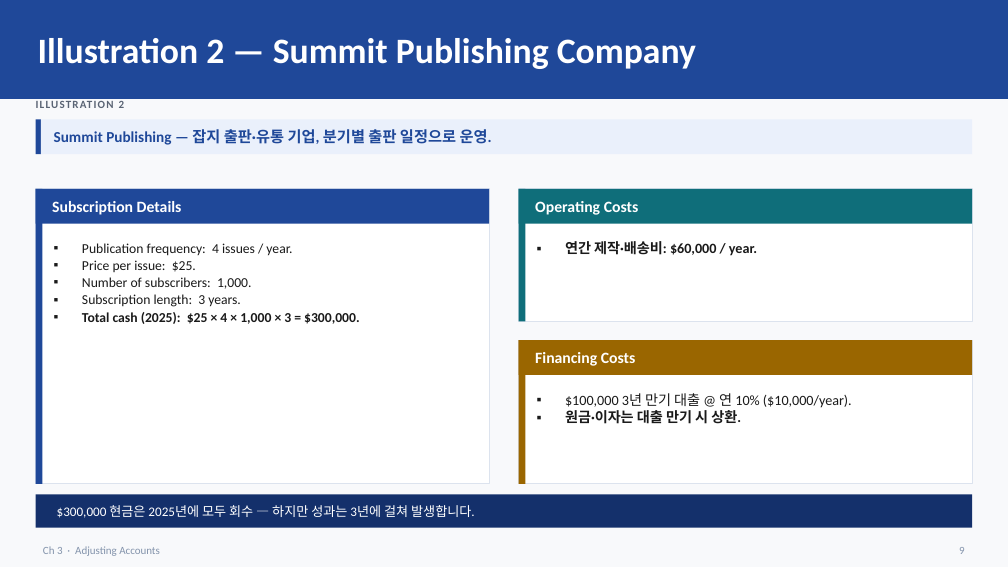
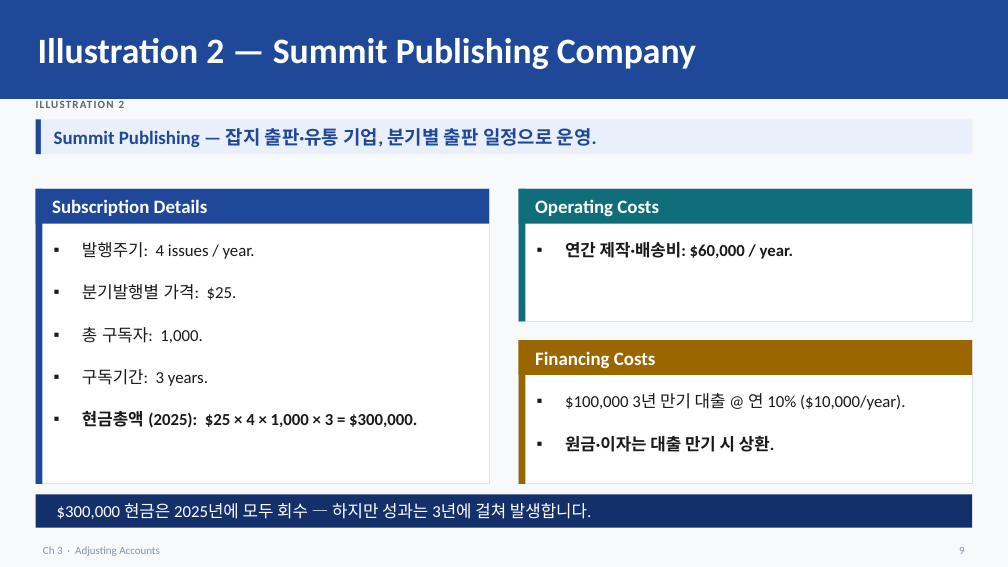
Before and after one commit to keejae/financial-accounting, a slide deck: slide 9 of files/week2/korean/Wk2_L5_slides.pptx. Drawn at 1008x567 pixels with LibreOffice and Linux fonts; fonts in the diff are those of the drawing. Boxes give left, top, right and bottom in pixels: in the first picture for what was removed or moved away, otherwise in the second. Text is boxed around its words. In the diff, an @@ line names an element or a change of style, - is before the commit and + after.

```diff
--- a/files/week2/korean/Wk2_L5_slides.pptx
+++ b/files/week2/korean/Wk2_L5_slides.pptx
@@ text "Summit Publishing — 잡지 출판·유통 ..." at bbox=[54, 128, 597, 147]: size 14.5 to 18 pt @@
@@ text "연간 제작·배송비: $60,000 / year." at bbox=[565, 242, 793, 259]: size 13.5 to 16 pt @@
@@ text at bbox=[82, 242, 417, 428]: text changed; size 13 to 16 pt @@
-▪ Publication frequency: 4 issues / year.
-▪ Price per issue: $25.
-▪ Number of subscribers: 1,000.
-▪ Subscription length: 3 years.
-▪ Total cash (2025): $25 × 4 × 1,000 × 3 = $300,000.
+▪ 발행주기: 4 issues / year.
+▪ 분기발행별 가격: $25.
+▪ 총 구독자: 1,000.
+▪ 구독기간: 3 years.
+▪ 현금총액 (2025): $25 × 4 × 1,000 × 3 = $300,000.
@@ size 15 to 18 pt in 3 elements at bbox=[52, 199, 208, 216], bbox=[535, 199, 659, 217], bbox=[535, 352, 656, 369] @@
@@ text "$100,000 3년 만기 대출 @ ..." at bbox=[565, 393, 905, 452]: size 13.5 to 16 pt @@
@@ text "$300,000 현금은 2025년에 모두 회수 ..." at bbox=[57, 503, 591, 519]: size 12.5 to 16 pt @@
```
Also in this commit, not shown: 30 other slides changed, 7 slides added, 9 slides removed, 11 other files.
